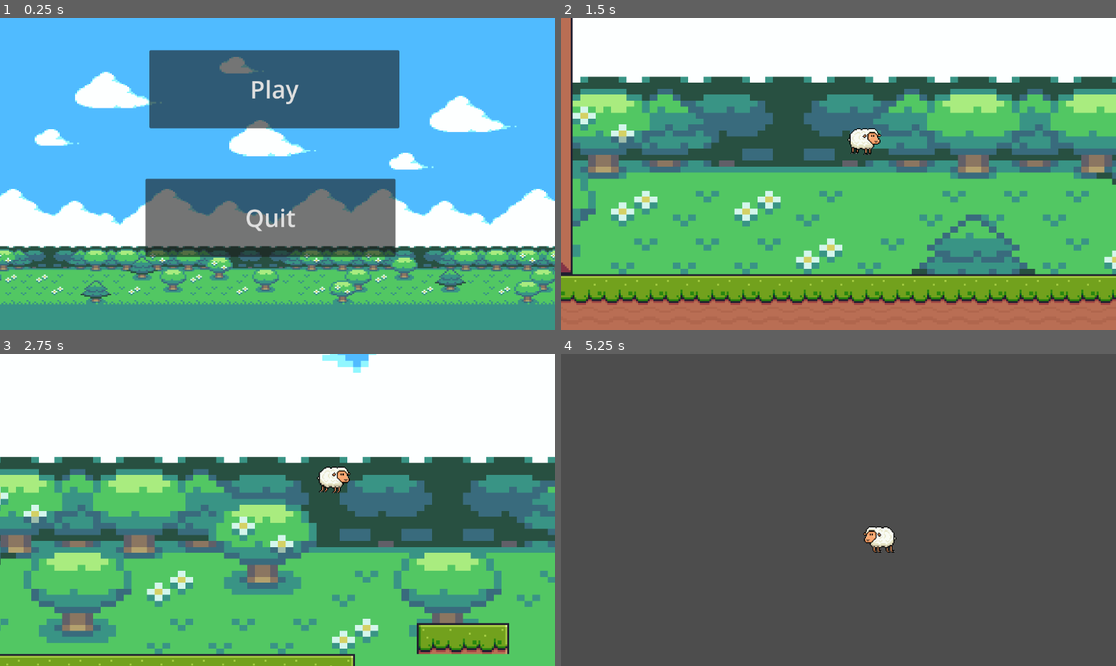
Above: before the commit, frames 1-4 (two rows, left to right).
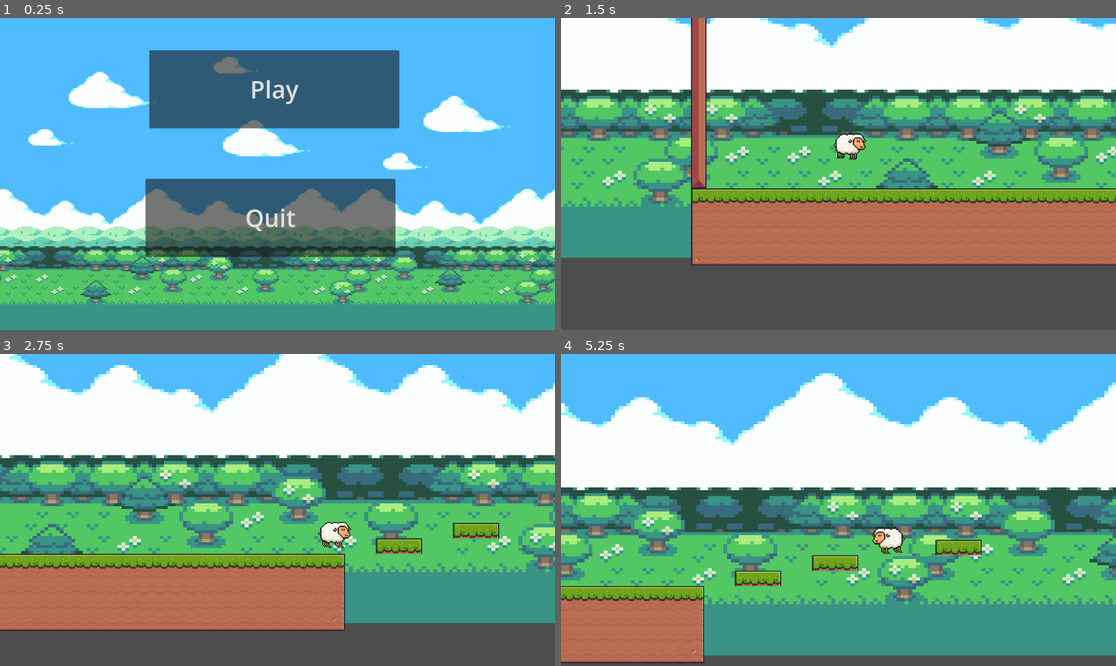
Above: after the commit, the same moments.

Repository: kartoshe4/hack-atom-platformer
Game: Godot game, scene res://scenes/menu/menu.tscn
The game is run twice, just before and just after one commit, with the same random seed, the same clock (stepped at 60 frames per second) and the same inputs.
Inputs:
- Up to frame 1 (0.25 s): no input
- Up to frame 2 (1.5 s): click "Play" at 0.5 s; tap Enter at 1.25 s; hold D (right) from 1.28 s (still down); hold Space (jump) from 1.28 s (still down)
- Up to frame 3 (2.75 s): keep holding D (right); release Space (jump) at 2.03 s; tap Space (jump) at 2.1, 2.27, 2.57 s
- Up to frame 4 (5.25 s): release D (right) at 2.78 s; hold A (left) 2.78-3.53 s; hold Space (jump) 2.78-3.53 s; hold D (right) 3.53-5.03 s; tap Space (jump) at 3.6, 3.77, 4.07, 5.1 s; hold Space (jump) 4.28-5.03 s; hold A (left) from 5.03 s (still down)

The runs differ from the first frame. In frame 1, 9.9% of the frame differs, in the area x 0-100%, y 12-74%; in frame 2, 74%; in frame 3, 69%; in frame 4, 97%, in the area x 0-100%, y 0-100%.

Commit message:
I made a jump of different heights

Diff:
--- a/characters/sheep/sheep.gd
+++ b/characters/sheep/sheep.gd
@@ -3,11 +3,13 @@
 var speed = 0.0
 var direction = 0
 var old_direction = 1
+var jump_velocity = 0
 
+const MAX_JUMP = 100
+const ACCELERATION_JUMP = 20.0
 const SLOWDOWN = 20.0
 const ACCELERATION = 10.0
 const MAX_SPEED = 300.0
-const JUMP_VELOCITY = -400.0
 
 
 func _physics_process(delta: float) -> void:
@@ -16,8 +18,14 @@
 		velocity += get_gravity() * delta
 
 	# Handle jump.
-	if Input.is_action_just_pressed("jump") and is_on_floor():
-		velocity.y = JUMP_VELOCITY
+	if Input.is_action_pressed("jump") and abs(jump_velocity) < MAX_JUMP:
+		jump_velocity -= ACCELERATION
+		velocity.y += jump_velocity
+	else:
+		jump_velocity = MAX_JUMP
+
+	if is_on_floor():
+		jump_velocity = 0
 
 	# The uniformly accelerated motion
 	direction = Input.get_axis("left", "right")
@@ -44,5 +52,4 @@
 		$AnimatedSprite2D.play("Idle")
 
 	velocity.x = speed
-	print(speed)
 	move_and_slide()
--- a/characters/sheep/sheep.tscn
+++ b/characters/sheep/sheep.tscn
@@ -14,8 +14,8 @@
 [ext_resource type="Texture2D" uid="uid://df7hfw7eoavuo" path="res://images/Тестовый перс/run/sheep-run-5.png" id="8_q037n"]
 
 [sub_resource type="CapsuleShape2D" id="CapsuleShape2D_bosna"]
-radius = 5.82011
-height = 26.0
+radius = 16.4021
+height = 54.0
 
 [sub_resource type="SpriteFrames" id="SpriteFrames_hw55n"]
 animations = [{
@@ -78,19 +78,18 @@
 script = ExtResource("1_h2ofo")
 
 [node name="Camera2D" type="Camera2D" parent="."]
-zoom = Vector2(4, 4)
+zoom = Vector2(2, 2)
 drag_horizontal_enabled = true
 drag_vertical_enabled = true
 
 [node name="CollisionShape2D" type="CollisionShape2D" parent="."]
-position = Vector2(0.5, -0.5)
+position = Vector2(-0.5, -0.5)
 scale = Vector2(0.945, 0.5)
 shape = SubResource("CapsuleShape2D_bosna")
 one_way_collision_margin = 0.0
 
 [node name="AnimatedSprite2D" type="AnimatedSprite2D" parent="."]
-position = Vector2(2, -2)
-scale = Vector2(0.510742, 0.510742)
+position = Vector2(2, -3)
 sprite_frames = SubResource("SpriteFrames_hw55n")
 animation = &"jump"
 autoplay = "Idle"
--- a/scenes/background/bg.tscn
+++ b/scenes/background/bg.tscn
@@ -49,7 +49,6 @@
 motion_mirroring = Vector2(1152, 0)
 
 [node name="CompleteStaticBg(288X208)" type="Sprite2D" parent="ParallaxLayer"]
-visible = false
 scale = Vector2(4, 3.11538)
 texture = ExtResource("5_mg2hf")
 centered = false
--- a/scenes/level_1/level_1.tscn
+++ b/scenes/level_1/level_1.tscn
@@ -308,7 +308,7 @@
 layer_0/tile_data = PackedInt32Array(2359296, 393216, 0, 2424832, 393216, 1, 2490368, 393216, 1, 2359297, 458752, 0, 24 …(3987 unchanged characters)…
 
 [node name="sheep" parent="." instance=ExtResource("7_x8hn6")]
-position = Vector2(154, 569)
+position = Vector2(153, 561)
 
 [node name="lev-1-bg" type="ParallaxBackground" parent="."]
 metadata/_edit_horizontal_guides_ = [0.0, 0.0]
